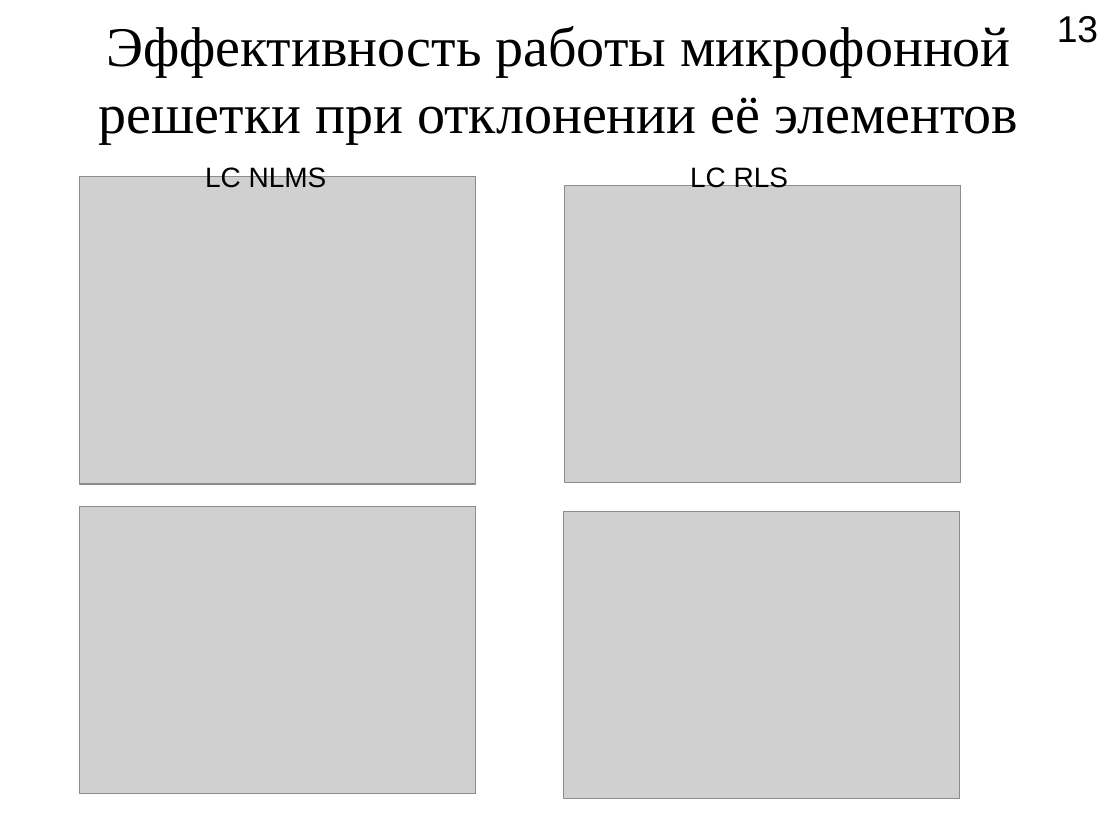
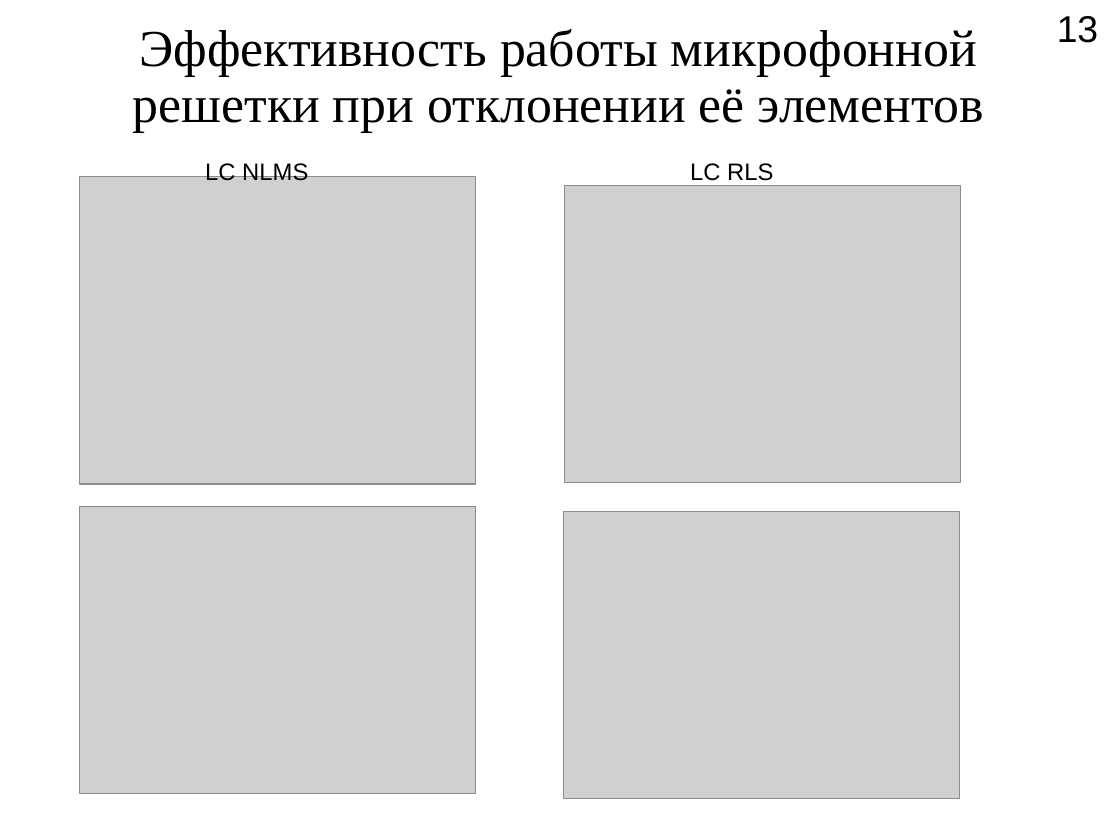
Before and after one commit to Rernamp/myDiplom, a slide deck: slide 13 of Презентация.ppt. Drawn at 1120x840 pixels with LibreOffice and Linux fonts; fonts in the diff are those of the drawing; grey boxes stand for pictures. Boxes give left, top, right and bottom in pixels: in the first picture for what was removed or moved away, otherwise in the second. Text is boxed around its words. In the diff, an @@ line names an element or a change of style, - is before the commit and + after.

```diff
--- a/Презентация.ppt
+++ b/Презентация.ppt
@@ text "Эффективность работы микрофонной решетки при ..." at (133,29,984,132): size 36 to 33.3 pt; line spacing 1 to 0.9 @@
@@ text "LC NLMS" at (205,161,308,181): size 18 to 15.3 pt; line spacing 1 to 0.9 @@
@@ text "LC RLS" at (690,163,773,186): size 18 to 15.3 pt; line spacing 1 to 0.9 @@
```
Also in this commit, not shown: 7 other slides changed, 1 other file.
